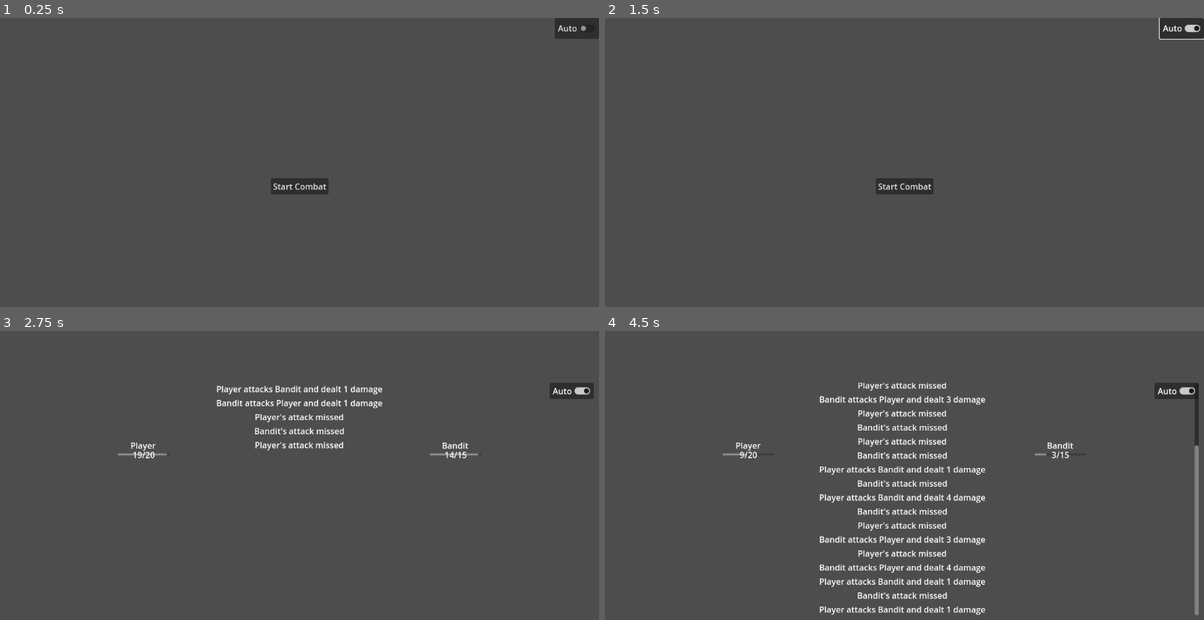
Above: before the commit, frames 1-4 (two rows, left to right).
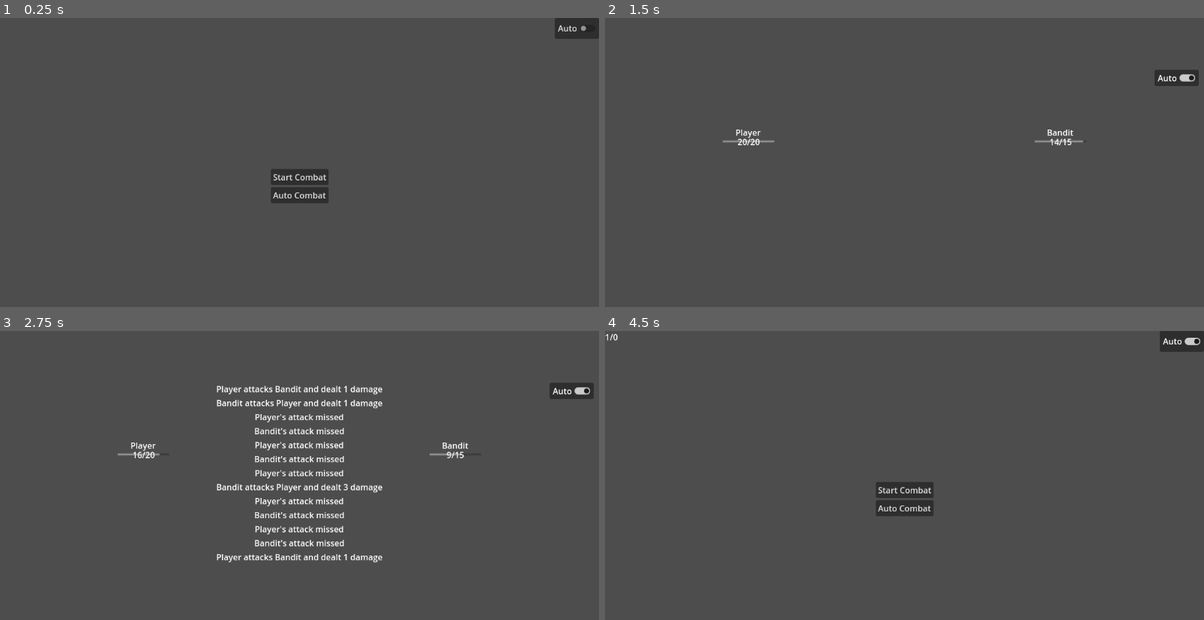
Above: after the commit, the same moments.

Repository: mabanana/sloth
Game: Godot game, scene res://main.tscn
Same seed, same stepped clock (60 frames per second), same inputs: the game is played once before the commit and once after it.
Inputs (mouse positions are in pixels of both pictures, inside the frame that each line leads up to):
- Up to frame 1 (0.25 s): no input
- Up to frame 2 (1.5 s): click "Auto" at 0.5 s; click (904, 194) at 1.25 s, where only the run after the commit has a clickable "Auto Combat"
- Up to frame 3 (2.75 s): click (299, 498) at 2 s, where only the run before the commit has a clickable "Start Combat"
- Up to frame 4 (4.5 s): tap Enter at 2.75 s; move the mouse to (1036, 481) at 2.77 s; hold D 2.78-3.53 s; tap Shift at 2.85 s; click (1036, 481) at 2.92 s; tap Space at 3.02, 3.77 s; move the mouse to (784, 515) at 3.52 s; hold S 3.53-4.28 s; tap Ctrl at 3.6 s; move the mouse to (964, 426) at 4.27 s; hold D from 4.28 s (still down); tap E at 4.35 s

The runs differ from the first frame. In frame 1, 0.7% of the frame differs, in the area x 45-55%, y 52-64%; in frame 2, 1.7%; in frame 3, 1.8%; in frame 4, 6.5%, in the area x 0-100%, y 0-99%.

Commit message:
Add auto combat button

Diff:
--- a/main.gd
+++ b/main.gd
@@ -11,7 +11,10 @@
 func _ready():
 	main_menu = %Control
 	%Start_Combat.pressed.connect(start_combat)
-
+	%Auto_Combat.pressed.connect(func():
+		%AutoCheck.button_pressed = true
+		start_combat()
+	)
 # Called every frame. 'delta' is the elapsed time since the previous frame.
 func _process(delta):
 	pass
@@ -20,7 +23,7 @@
 	main_menu.hide()
 	current_scene = load("res://Combat/scene.tscn").instantiate()
 	add_child(current_scene)
-	if %CheckButton.button_pressed:
+	if %AutoCheck.button_pressed:
 		current_scene.auto_toggle.button_pressed = true
 
 func conclude_combat(outcome):
--- a/main.tscn
+++ b/main.tscn
@@ -16,8 +16,7 @@
 grow_horizontal = 2
 grow_vertical = 2
 
-[node name="Start_Combat" type="Button" parent="CanvasLayer/Control"]
-unique_name_in_owner = true
+[node name="VBoxContainer" type="VBoxContainer" parent="CanvasLayer/Control"]
 layout_mode = 1
 anchors_preset = 8
 anchor_left = 0.5
@@ -25,12 +24,22 @@
 anchor_right = 0.5
 anchor_bottom = 0.5
 offset_left = -55.5
-offset_top = -15.5
+offset_top = -33.0
 offset_right = 55.5
-offset_bottom = 15.5
+offset_bottom = 33.0
 grow_horizontal = 2
 grow_vertical = 2
+
+[node name="Start_Combat" type="Button" parent="CanvasLayer/Control/VBoxContainer"]
+unique_name_in_owner = true
+layout_mode = 2
 text = "Start Combat"
+
+[node name="Auto_Combat" type="Button" parent="CanvasLayer/Control/VBoxContainer"]
+unique_name_in_owner = true
+layout_mode = 2
+text = "Auto Combat
+"
 
 [node name="WinLoss" type="Label" parent="CanvasLayer/Control"]
 unique_name_in_owner = true
@@ -47,7 +56,7 @@
 offset_bottom = 40.0
 grow_horizontal = 0
 
-[node name="CheckButton" type="CheckButton" parent="CanvasLayer/Control/PanelContainer"]
+[node name="AutoCheck" type="CheckButton" parent="CanvasLayer/Control/PanelContainer"]
 unique_name_in_owner = true
 layout_mode = 2
 text = "Auto"
